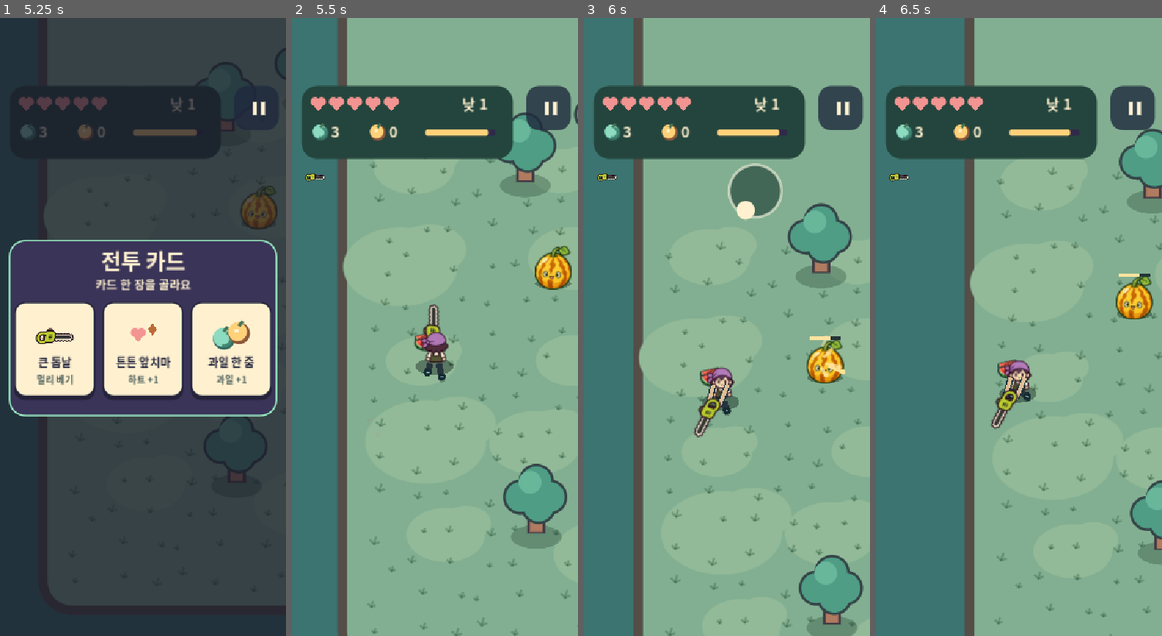
Above: before the commit, frames 1-4 (left to right).
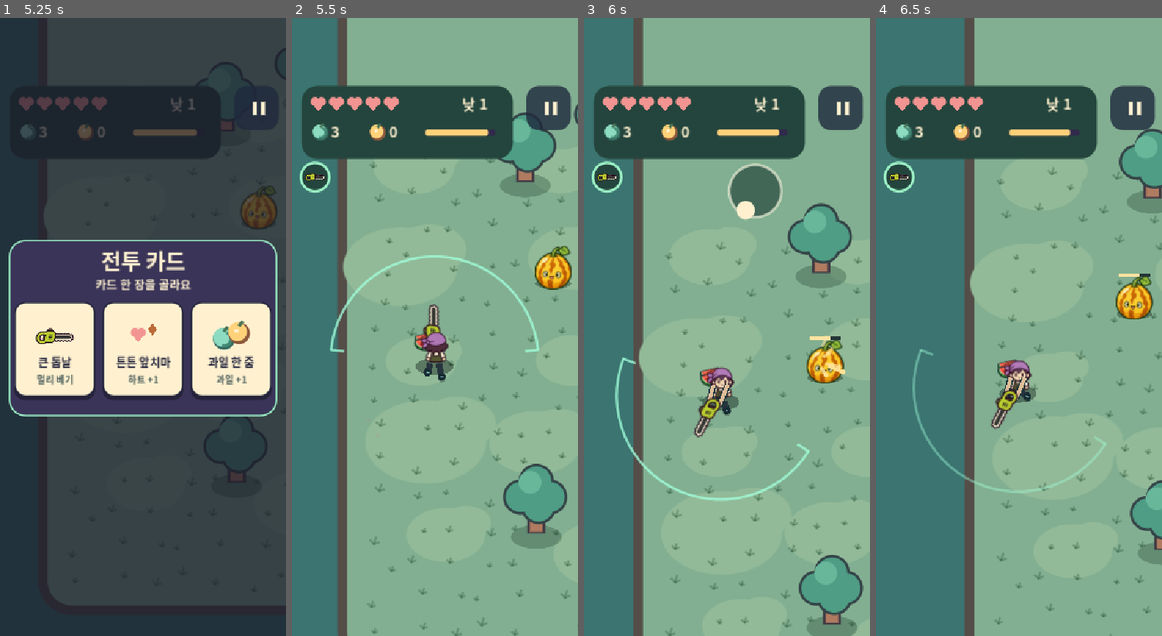
Above: after the commit, the same moments.

Repository: syjkim0125/harvest-deck
Game: Godot game, scene res://mobile.tscn
Same seed, same stepped clock (60 frames per second), same inputs: the game is played once before the commit and once after it.
Inputs (mouse positions are in pixels of both pictures, inside the frame that each line leads up to):
- Up to frame 1 (5.25 s): tap Enter at 0.5 s; move the mouse to (128, 450) at 0.52 s; hold W (up) 0.53-1.25 s; tap Q at 0.6, 3.6 s; click (128, 450) at 0.67 s; tap Space at 0.77, 3.77 s; tap C at 0.8, 3.8 s; drag from (228, 419) to (128, 450) at 1.27 s; move the mouse to (57, 234) at 2.02 s; hold A (left) 2.03-2.75 s; tap V at 2.1, 5.1 s; tap B at 2.3 s; drag from (157, 327) to (57, 234) at 2.77 s; move the mouse to (100, 172) at 3.52 s; hold S (down) 3.53-4.25 s; drag from (205, 296) to (100, 172) at 4.27 s; move the mouse to (85, 357) at 5.02 s; hold W (up) from 5.03 s (still down); click (85, 357) at 5.17 s
- Up to frame 2 (5.5 s): keep holding W (up); tap B at 5.3 s
- Up to frame 3 (6 s): release W (up) at 5.75 s; drag from (755, 191) to (669, 357) at 5.77 s
- Up to frame 4 (6.5 s): no input

Frame 1 is identical in both runs. In frame 2, 0.9% of the frame differs, in the area x 2-87%, y 23-55%; in frame 3, 0.9%, in the area x 2-79%, y 23-79%; in frame 4, 0.8%.

Commit message:
Show first combat card effects in the mobile hunt

Diff:
--- a/scripts/mobile_combat.gd
+++ b/scripts/mobile_combat.gd
@@ -9,8 +9,11 @@
 const GUARD := 4
 const DAY_STARTER: Array[int] = [WIDE, SPIN, HEART, BOUNTY]
 const LEVELS: Array[int] = [1, 4, 8]
+const CARD_PREVIEW_SECONDS := 1.4
 
 var active := false
+var preview_card := -1
+var preview_left := 0.0
 var hearts := 5
 var defeated := 0
 var heart_limit := 5
@@ -34,6 +37,8 @@
 
 func start_hunt(number: int) -> void:
 	reset_day()
+	preview_card = -1
+	preview_left = 0.0
 	fruits.clear()
 	production.orchard_unlocked = true
 	hearts = 5
@@ -62,6 +67,7 @@
 	if not active:
 		return
 	immunity = maxf(0.0, immunity - delta)
+	preview_left = maxf(0.0, preview_left - delta)
 	if direction.length_squared() < 0.01:
 		var nearest := 145.0
 		for enemy in fruits:
@@ -109,6 +115,11 @@
 		BOUNTY: bounty += 1
 		GUARD: armor += 1
 
+func preview_upgrade(card: int) -> void:
+	preview_card = card
+	preview_left = CARD_PREVIEW_SECONDS
+	queue_redraw()
+
 func stop_hunt() -> void:
 	active = false
 	direction = Vector2.ZERO
@@ -140,7 +151,25 @@
 	pass
 
 func _draw() -> void:
+	if preview_left > 0.0 and preview_card in [WIDE, SPIN]:
+		draw_cut_preview()
 	if spins > 0 and cut_trail_left > 0.0 and not impact.reduced:
 		var opacity := cut_trail_left / BREAK_TRAIL_DURATION
 		draw_arc(player, cut_reach() * (0.94 - opacity * 0.20), 0, TAU, 44, Color(1, 0.89, 0.59, opacity * 0.58), 2.5, true)
 	draw_harvest_actors(ThemeDB.fallback_font)
+
+func draw_cut_preview() -> void:
+	# An outline at the actual range is an equipment cue, not a hit effect.
+	var tint := Color(0.63, 1.0, 0.86, 0.76)
+	if not impact.reduced:
+		tint.a *= minf(1.0, preview_left / 0.28)
+	var radius := cut_reach()
+	if cut_dot_limit() <= -1.0:
+		draw_arc(player, radius, 0.0, TAU, 64, tint, 2.0, true)
+		return
+	var heading := facing.angle()
+	var spread := acos(cut_dot_limit())
+	draw_arc(player, radius, heading - spread, heading + spread, 32, tint, 2.0, true)
+	for side in [-1.0, 1.0]:
+		var edge := Vector2.from_angle(heading + side * spread)
+		draw_line(player + edge * (radius - 16.0), player + edge * radius, tint, 2.0, true)
--- a/scripts/mobile_mvp.gd
+++ b/scripts/mobile_mvp.gd
@@ -131,6 +131,8 @@
 	if phase != Phase.UPGRADE or card not in options:
 		return
 	combat.equip(card)
+	if day_card_level == 0:
+		combat.preview_upgrade(card)
 	equipped.append(card)
 	day_discard.append_array(options)
 	day_card_level += 1
@@ -400,16 +402,26 @@
 
 func paint_hunt_hud() -> void:
 	Art.box(canvas, Rect2(12, 16, 266, 92), Color("24453d"), 20)
+	var preview := combat.preview_card if phase == Phase.HUNT and combat.preview_left > 0.0 else -1
 	for i in range(combat.heart_limit):
-		heart(Vector2(33 + 23 * i, 39), i < combat.hearts)
+		var at := Vector2(33 + 23 * i, 39)
+		if preview == Combat.HEART and i == combat.heart_limit - 1:
+			canvas.draw_arc(at, 11, 0, TAU, 24, MINT, 2.0, true)
+		heart(at, i < combat.hearts)
 	label("낮 %d" % day_number, 214, 46, 18)
+	if preview == Combat.BOUNTY:
+		Art.box(canvas, Rect2(21, 60, 137, 30), Color("315c4d"), 5, MINT)
 	Art.fruit(canvas, Vector2(36, 75), 0, 0.78)
 	Art.fruit(canvas, Vector2(108, 75), 1, 0.78)
 	label(str(stash_counts[0]), 49, 81, 19)
 	label(str(stash_counts[1]), 122, 81, 19)
 	Art.progress(canvas, Rect2(168, 71, 88, 8), 1.0 - combat.time / Combat.DAY_SECONDS)
 	for i in equipped.size():
-		icon(equipped[i], Vector2(29 + i * 39, 131), 13)
+		var at := Vector2(29 + i * 39, 131)
+		if i == 0 and preview >= 0:
+			canvas.draw_circle(at, 18, Color("24453d"), true, -1.0, true)
+			canvas.draw_arc(at, 18, 0, TAU, 24, MINT, 2.0, true)
+		icon(equipped[i], at, 13)
 	if combat.immunity > 1.15 and motion < 2:
 		canvas.draw_rect(Rect2(2, 2, 356, 636), Color(0.99, 0.35, 0.35, 0.46), false, 5)
 
--- a/tests/mobile_mvp.gd
+++ b/tests/mobile_mvp.gd
@@ -85,6 +85,15 @@
 	tap(view, game, game.card_rect(index, game.options.size(), 288).get_center())
 	check(game.phase == MVP.Phase.HUNT and first in game.equipped
 		and (first != Combat.WIDE or game.combat.cut_reach() == 133.0), "touch equips a combat card that changes the same saw")
+	check(game.combat.preview_card == first and game.combat.preview_left == Combat.CARD_PREVIEW_SECONDS
+		and is_equal_approx(clock, game.combat.time), "the first card shows its cue on the live field without advancing on tap")
+	var resume_from := game.combat.player
+	touch(view, game, Vector2(179, 520), true)
+	drag(view, game, Vector2(225, 520))
+	tick(game, 0.10)
+	touch(view, game, Vector2(225, 520), false)
+	check(game.combat.player.x > resume_from.x and game.combat.time > clock and game.combat.preview_left > 0.0,
+		"movement and the hunt clock resume while the first-card cue is visible")
 	wait_for_phase(game, MVP.Phase.SHOP)
 	check(game.phase == MVP.Phase.SHOP and game.shop.raw[0] > 0 and game.shop.raw[1] > 0
 		and game.shop.customers.size() == 3, "two real day ingredients enter the graphical night shop")
@@ -177,6 +186,30 @@
 		"a new drag takes over the first step without being cut off by its timer")
 	touch(view, game, Vector2(65, 520), false)
 	game.reset_run()
+	# Compare actual cutting at the same position with each available first card.
+	for card in [Combat.WIDE, Combat.SPIN]:
+		game.start_hunt()
+		game.combat.fruits.clear()
+		game.combat.spawn_enemy(game.combat.player + Vector2(0, -120), 0)
+		game.combat.spawn_enemy(game.combat.player + Vector2(0, 75), 0)
+		game.combat.facing = Vector2.UP
+		game.motion = 2
+		game.apply_motion()
+		check(game.combat.attack() == 0, "baseline front reach and rear coverage miss both identical targets")
+		game.options.assign([card])
+		game.phase = MVP.Phase.UPGRADE
+		tap(view, game, game.card_rect(0, 1, 288).get_center())
+		check(game.combat.preview_card == card and game.combat.attack() == 1
+			and game.combat.fruits[0].hp == (2 if card == Combat.WIDE else 3)
+			and game.combat.fruits[1].hp == (2 if card == Combat.SPIN else 3),
+			"at 393 by 852 with reduced motion, the preview accompanies the card's distinct real hit")
+		game.combat.fruits.clear()
+		game.combat.next_spawn = 5.0
+		tick(game, 1.5)
+		check(game.combat.preview_left == 0.0 and game.phase == MVP.Phase.HUNT,
+			"the cue expires on its own during play")
+	game.motion = 0
+	game.reset_run()
 	var plain := Shop.new()
 	plain.setup([0, 0])
 	plain.hands.assign([Shop.MIX, Shop.JUICE])
Not shown, changed: docs/HANDOFF.md
Not shown, changed: docs/MOBILE_MVP.md
Not shown, changed: docs/REVIEW_BACKLOG.md
Not shown, changed: docs/ROADMAP.md
